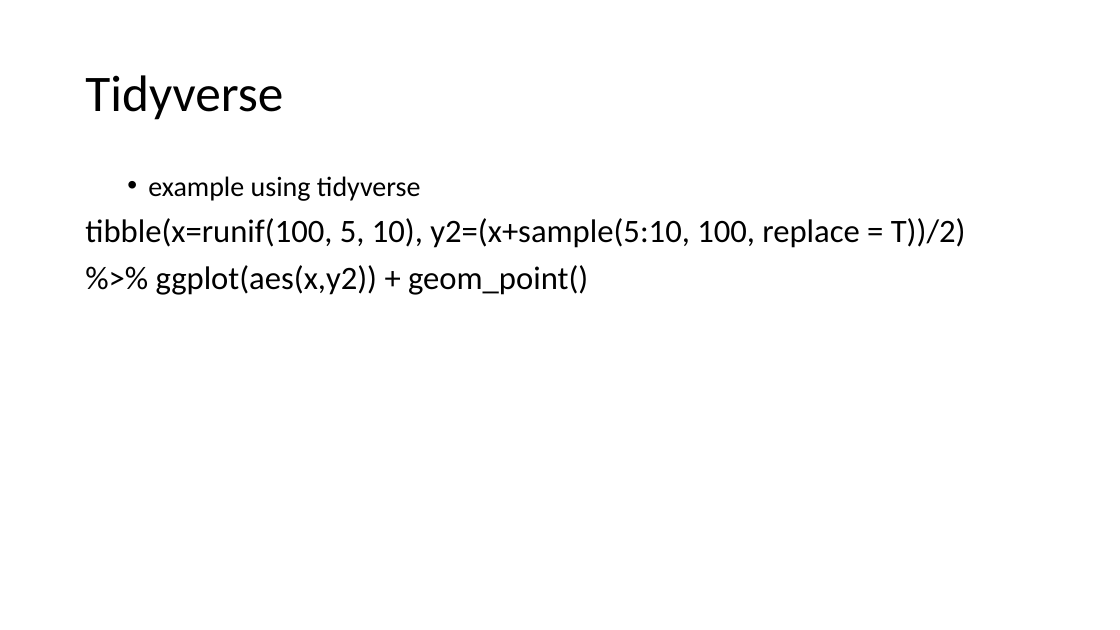
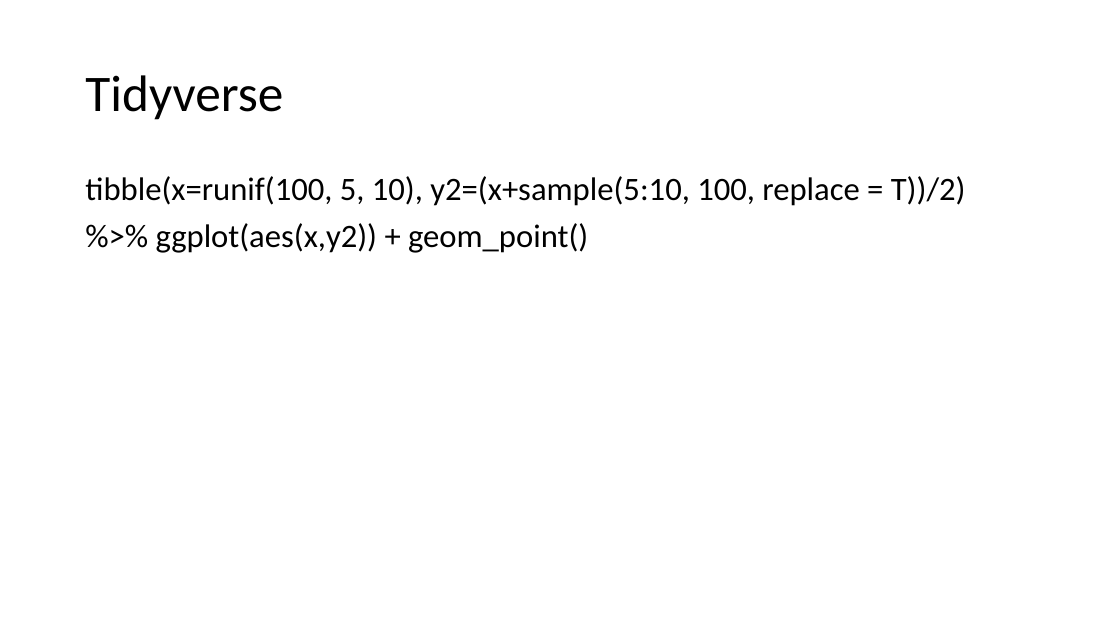
Before and after one commit to MohdAzmiSuliman/PHClassWRMD, a slide deck: slide 9 of PHClassWRMd.pptx (slide 8 before the commit). Drawn at 1120x630 pixels with LibreOffice and Linux fonts; fonts in the diff are those of the drawing; background and template pictures are left out. Boxes give left, top, right and bottom in pixels: in the first picture for what was removed or moved away, otherwise in the second. Text is boxed around its words. In the diff, an @@ line names an element or a change of style, - is before the commit and + after.

```diff
--- a/PHClassWRMd.pptx
+++ b/PHClassWRMd.pptx
@@ text at (x1=148, y1=176, x2=421, y2=201): paragraph removed @@
-  • example using tidyverse
```
Also in this commit, not shown: 5 other slides changed, 3 slides added, 2 slides removed, 9 other files.
